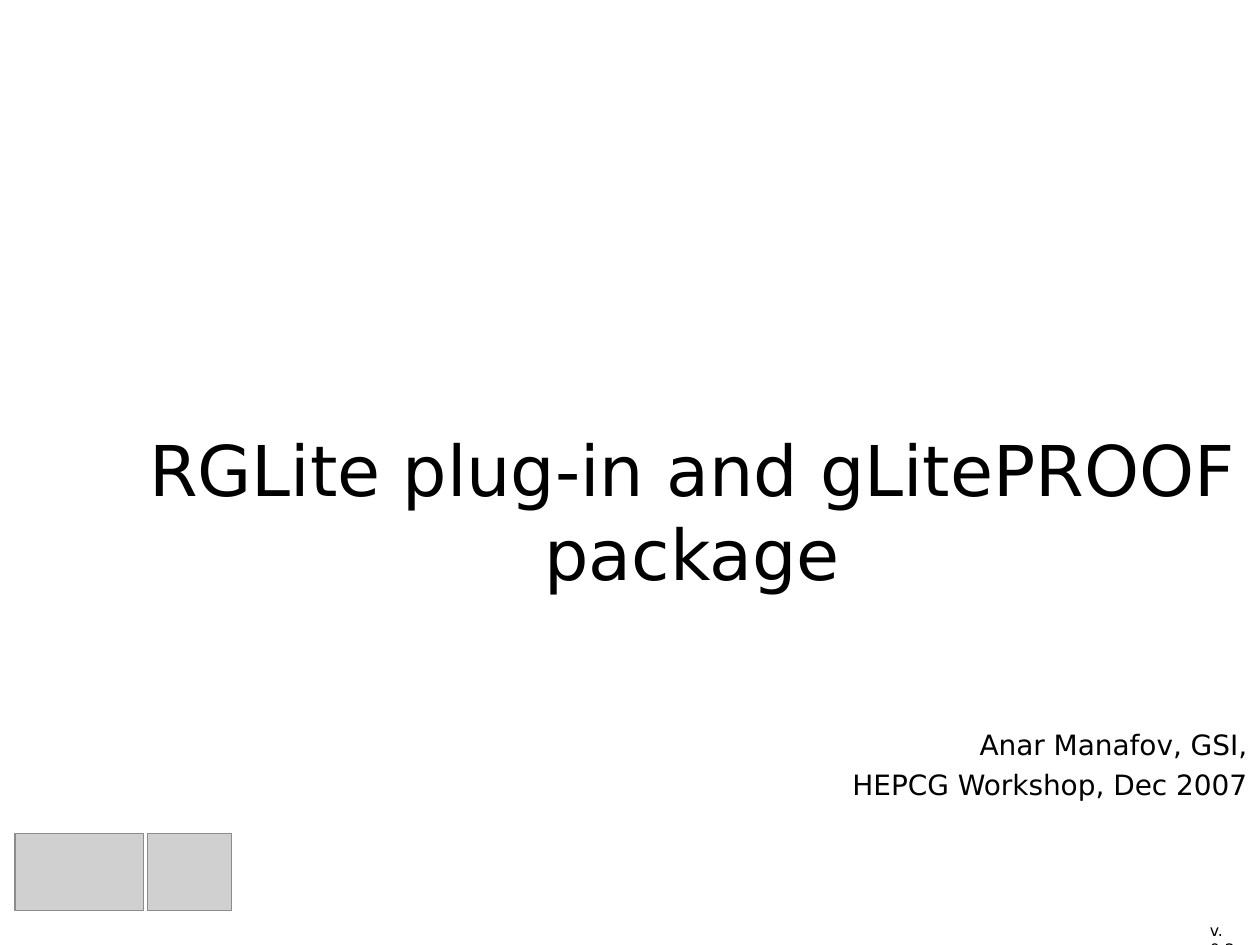
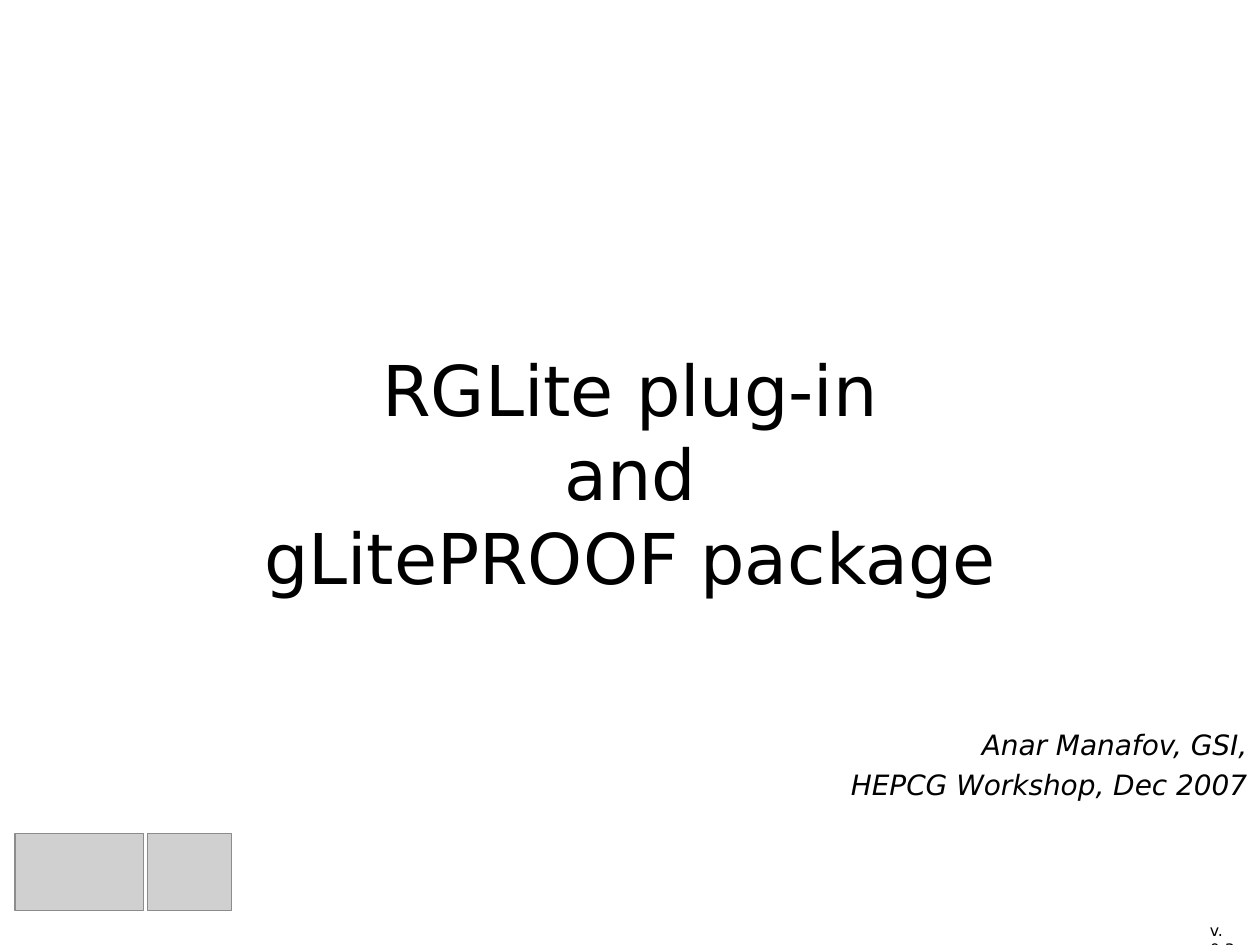
Before and after one commit to AnarManafov/PoDDocumentation, a slide deck: slide 1 of HEPCG-Workshops/2007-Dec/HEPCG-Workshops-2007-Dec(GSI).pdf.ppt. Drawn at 1260x945 pixels with LibreOffice and Linux fonts; fonts in the diff are those of the drawing; grey boxes stand for pictures; background and template pictures are left out. Boxes give left, top, right and bottom in pixels: in the first picture for what was removed or moved away, otherwise in the second. Text is boxed around its words. In the diff, an @@ line names an element or a change of style, - is before the commit and + after.

Commit message:
Documentation_modified: HEPCG Workshop Dec 2007 - v0.3

```diff
--- a/HEPCG-Workshops/2007-Dec/HEPCG-Workshops-2007-Dec(GSI).pdf.ppt
+++ b/HEPCG-Workshops/2007-Dec/HEPCG-Workshops-2007-Dec(GSI).pdf.ppt
@@ title "RGLite plug-in and gLitePROOF package" rewrapped from <box>149,442,1234,594</box> to <box>264,362,996,598</box> @@
@@ subtitle "Anar Manafov, GSI," at <box>851,733,1247,801</box>: italic on @@
```
Also in this commit, not shown: 4 other slides changed, 1 slide added.
